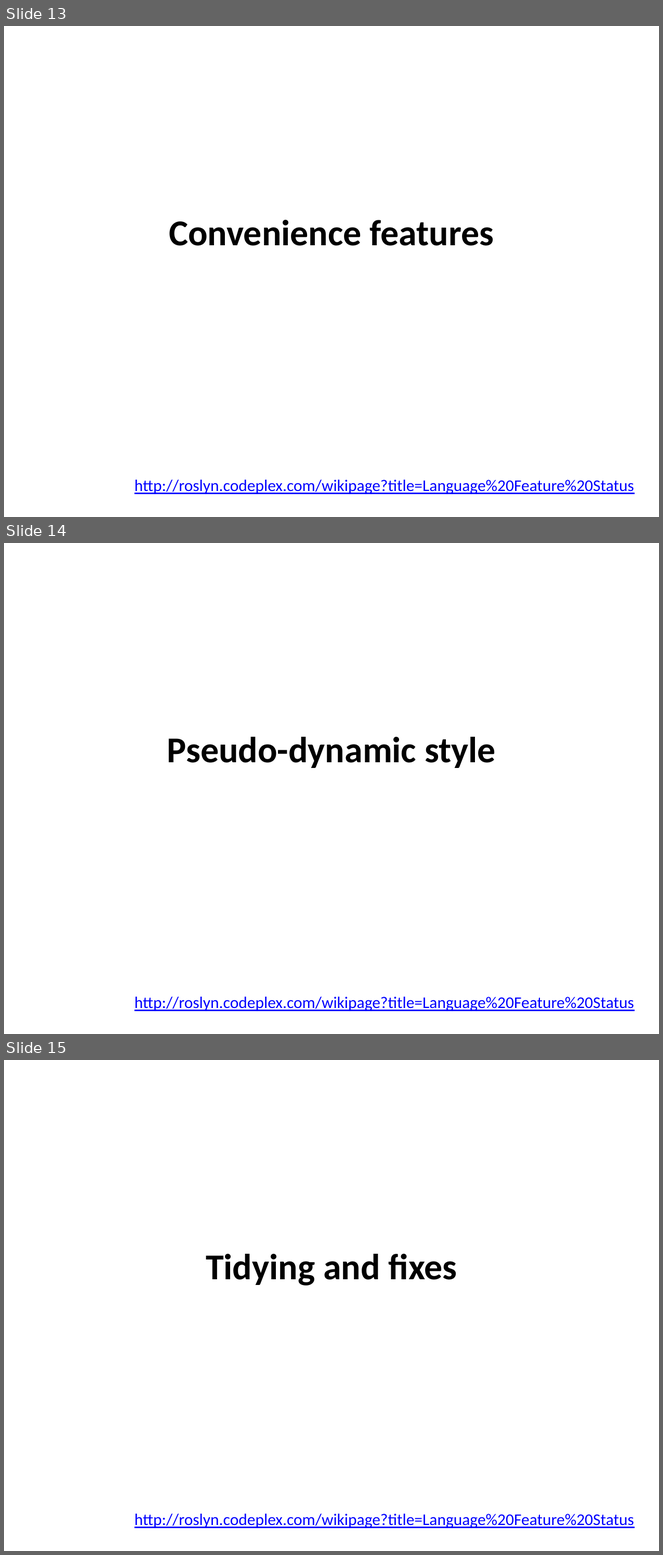
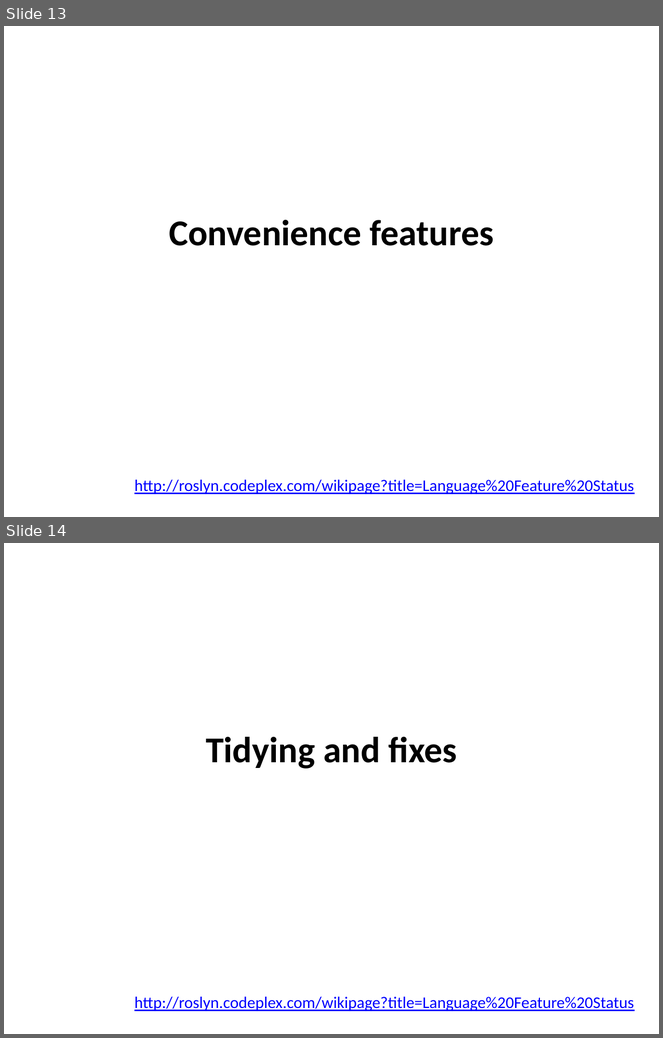
Before and after one commit to itowlson/future-of-csharp, a slide deck: The future of C#.pptx. Shown one above the other, each under a label of ours: slides 13, 14 and 15 before the commit, slides 13 and 14 after it. The pictures are 663x1555 and 663x1038 pixels, drawn with LibreOffice and Linux fonts; fonts in the diff are those of the drawing. Boxes give left, top, right and bottom in pixels: in the first picture for what was removed or moved away, otherwise in the second. Text is boxed around its words. In the diff, an @@ line names an element or a change of style, - is before the commit and + after.

Commit message:
Indexed member access withdrawn

```diff
--- a/The future of C#.pptx
+++ b/The future of C#.pptx
@@ slide 14 removed at box(4, 543, 659, 1034), background #FFFFFF @@
@@ title removed at box(167, 737, 496, 768) @@
-Pseudo-dynamic style
@@ text removed at box(135, 997, 634, 1012) @@
-http://roslyn.codeplex.com/wikipage?title=Language%20Feature%20Status
@@ what was slide 15 is now slide 14 @@
```
